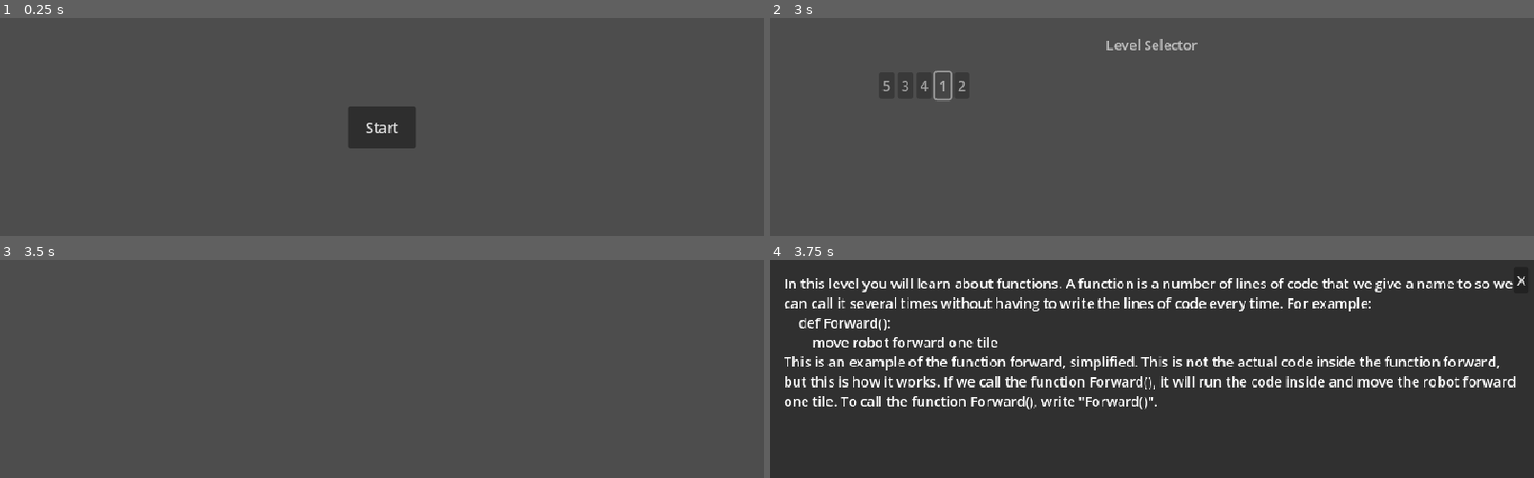
Above: before the commit, frames 1-4 (two rows, left to right).
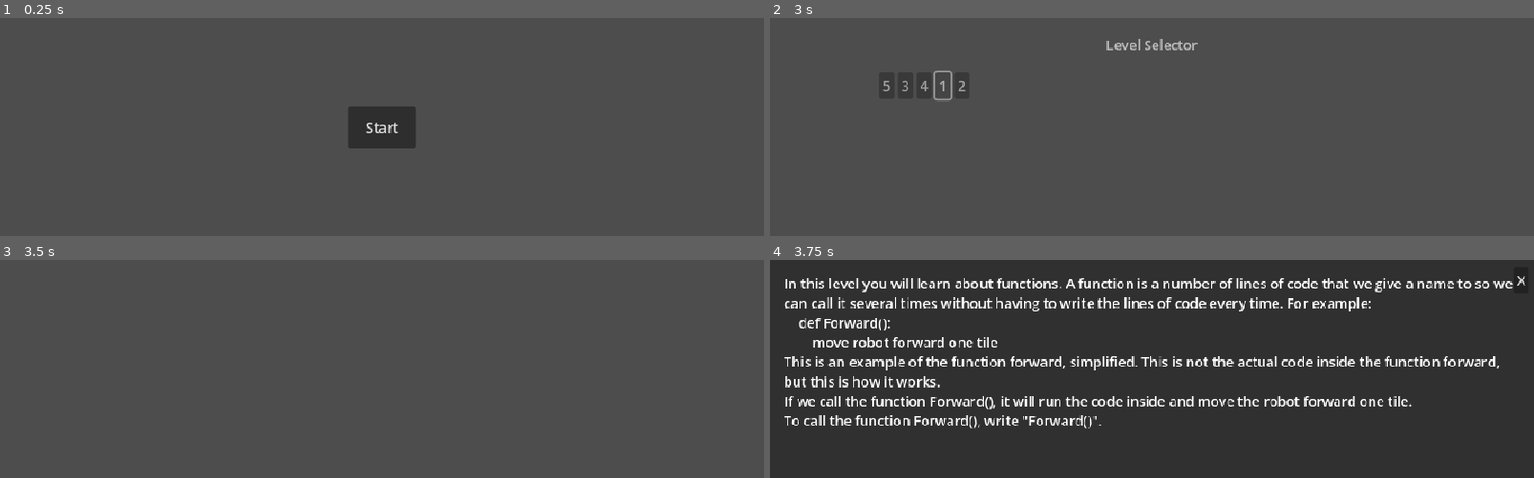
Above: after the commit, the same moments.

Repository: BingloGames/Robot-Bachelor
Game: Godot game, scene res://start_menu.tscn
The game is run twice, just before and just after one commit, with the same random seed, the same clock (stepped at 60 frames per second) and the same inputs.
Inputs (mouse positions are in pixels of both pictures, inside the frame that each line leads up to):
- Up to frame 1 (0.25 s): no input
- Up to frame 2 (3 s): click "Start" at 0.5 s; click "1 Player" at 1.25 s; tap Enter (ui_accept) at 2, 2.27 s; move the mouse to (1320, 116) at 2.02 s; click "1" at 2.75 s
- Up to frame 3 (3.5 s): no input
- Up to frame 4 (3.75 s): tap Enter (ui_accept) at 3.5 s; move the mouse to (999, 379) at 3.52 s

Frames 1-3 are identical in both runs. In frame 4, 4.8% of the frame differs, in the area x 1-98%, y 53-78%.

Commit message:
fixed and implemented input pop up

Diff:
--- a/robot-project/button.gd
+++ b/robot-project/button.gd
@@ -7,8 +7,11 @@
 
 
 func _on_body_entered(body: Node2D) -> void:
-	get_node(door).open()
-	get_node("/root/Node2D/code").running_code = false
+	if get_node("/root/Node2D/").has_node("Input pop up"):
+		get_node("/root/Node2D/Input pop up")._show()
+	else:
+		get_node(door).open()
+		get_node("/root/Node2D/code").running_code = false
 
 
 func _on_body_exited(body: Node2D) -> void:
--- a/robot-project/input_pop_up.gd
+++ b/robot-project/input_pop_up.gd
@@ -1,15 +1,25 @@
 extends Control
-@onready var path = Global.text_path
-@onready var language = Global.text_language
-var no_players = "1"
-@onready var current_level = Global.current_level
-var item = no_players + " player" + "/Question" + "/Level" + current_level
+var path = ""
+var language = ""
+var no_players = ""
+var current_level = ""
+var item = ""
+var file_path = ""
 
-@export var Answer = "Answer = "
+@export var Answer = "answer ="
+var Counter = 0
+var left_counter = 0
+var right_counter = 0
 
 # Called when the node enters the scene tree for the first time.
 func _ready() -> void:
-	var file_path = path + language + item + ".txt"
+	set_mouse_filter(MOUSE_FILTER_IGNORE)
+	path = Global.text_path
+	language = Global.text_language
+	no_players = "1"
+	current_level = str(Global.current_level)
+	item = no_players + " player" + "/Question" + "/Level" + current_level
+	file_path = path + language + item + ".txt"
 	if FileAccess.file_exists(file_path):
 		var file = FileAccess.open(file_path, FileAccess.READ)
 		if file:
@@ -22,17 +32,50 @@
 # Called every frame. 'delta' is the elapsed time since the previous frame.
 func _process(delta: float) -> void:
 	pass
-
+func _show() -> void:
+	get_node("Input pop up").show()
+	set_mouse_filter(MOUSE_FILTER_STOP)
 
 func _on_button_pressed() -> void:
 	var line = get_node("TextEdit").get_line(0)
-	if line == Answer:
-		if get_node("/root/Node2D/doors").has_node("Node2D"):
-			var open = "door" #Change for open door function
+	var line_array = line.strip_edges().to_lower().split(" ")
+	if line_array[0] == "answer":
+		if line == Answer:
+			get_node("/root/Node2D/doors/door").open()
+			get_node("/root/Node2D/code").running_code = false
 			get_node("Input pop up").hide()
-		else:
-			get_node("/root/Node2D/Container").add_item(Answer)
-			return
+			set_mouse_filter(MOUSE_FILTER_IGNORE)
+
+	if line_array[0] == "import":
+		if line_array[1] == "left()":
+			if left_counter == 1:
+				return
+			else:
+				get_node("/root/Node2D/Container/ItemList").add_item("left()")
+				Counter += 1
+				left_counter += 1
+				var button = "/root/Node2D/Container/Button" + str(Counter+2)
+				get_node(button).show()
+				if Counter == 2:
+					get_node("/root/Node2D/Input pop up").hide()
+					set_mouse_filter(MOUSE_FILTER_IGNORE)
+				else:
+					return
+		if line_array[1] == "right()":
+			if right_counter == 1:
+				return
+			else:
+				get_node("/root/Node2D/Container/ItemList").add_item("right()")
+				Counter += 1
+				right_counter += 1
+				var button = "/root/Node2D/Container/Button" + str(Counter+2)
+				get_node(button).show()
+				if Counter == 2:
+					get_node("/root/Node2D/Input pop up").hide()
+					set_mouse_filter(MOUSE_FILTER_IGNORE)
+				else:
+					return
+
 	else:
 		return
-	pass # Replace with function body.
+		# add code not valid error.
--- a/robot-project/input_pop_up.tscn
+++ b/robot-project/input_pop_up.tscn
@@ -11,14 +11,28 @@
 grow_vertical = 2
 script = ExtResource("1_pchbq")
 
+[node name="ColorRect" type="ColorRect" parent="."]
+layout_mode = 0
+offset_left = 320.0
+offset_right = 512.0
+offset_bottom = 256.0
+color = Color(0.1882353, 0.1882353, 0.1882353, 1)
+
+[node name="ColorRect2" type="ColorRect" parent="."]
+layout_mode = 0
+offset_left = 320.0
+offset_top = 192.0
+offset_right = 640.0
+offset_bottom = 256.0
+color = Color(0.1882353, 0.1882353, 0.1882353, 1)
+
 [node name="RichTextLabel" type="RichTextLabel" parent="."]
 layout_mode = 1
 anchors_preset = -1
 anchor_right = 0.9990001
 anchor_bottom = 1.0
-offset_left = 16.0
-offset_top = 16.0
-offset_right = -15.104065
+offset_left = 320.0
+offset_right = -383.10406
 offset_bottom = -64.0
 
 [node name="TextEdit" type="TextEdit" parent="."]
@@ -26,20 +40,20 @@
 anchors_preset = -1
 anchor_right = 1.0
 anchor_bottom = 1.0
-offset_left = 16.0
+offset_left = 320.0
 offset_top = 200.0
-offset_right = -16.0
+offset_right = -336.0
 offset_bottom = -16.0
-placeholder_text = "Placeholder text"
+placeholder_text = "placeholder text"
 
 [node name="Button" type="Button" parent="."]
 layout_mode = 1
 anchors_preset = -1
 anchor_right = 1.0
 anchor_bottom = 1.0
-offset_left = 808.0
+offset_left = 568.0
 offset_top = 200.0
-offset_right = -17.0
+offset_right = -257.0
 offset_bottom = -16.0
 text = "Confirm"
 
--- a/robot-project/item_list.gd
+++ b/robot-project/item_list.gd
@@ -168,7 +168,8 @@
 
 #Function so when we click on a function from the item list, it gets pasted in to the coding window:
 func _on_item_clicked(index: int, at_position: Vector2, mouse_button_index: int) -> void:
-	function = str(itemsList[index]) + "\n"
+	var item = get_node("ItemList").get_item_text(index)
+	function = item + "\n"
 	var line_limit = get_node("/root/Node2D/code").line_limit
 	var current_line = get_node("/root/Node2D/code/TextEdit").get_line_count()
 	if current_line > line_limit:
--- a/robot-project/levels/1 player/Level2.tscn
+++ b/robot-project/levels/1 player/Level2.tscn
@@ -6,6 +6,7 @@
 [ext_resource type="PackedScene" uid="uid://bkcxr5ltukhr1" path="res://robot.tscn" id="4_wwdpc"]
 [ext_resource type="PackedScene" uid="uid://b0ujd0xpga4ra" path="res://temp_end_particles.tscn" id="6_6faey"]
 [ext_resource type="PackedScene" uid="uid://dqdijlggb57o1" path="res://item_list.tscn" id="6_wwdpc"]
+[ext_resource type="PackedScene" uid="uid://lggogupwduwp" path="res://input_pop_up.tscn" id="7_gxplt"]
 [ext_resource type="PackedScene" uid="uid://bu5wqujjgco58" path="res://info_pop_up.tscn" id="7_h2i1x"]
 
 [sub_resource type="CanvasTexture" id="CanvasTexture_6ebn4"]
@@ -48,7 +49,6 @@
 [node name="Container" parent="." instance=ExtResource("6_wwdpc")]
 offset_left = 512.0
 offset_right = 896.0
-items = 4
 
 [node name="start point" type="Node2D" parent="."]
 position = Vector2(80, 112)
@@ -59,6 +59,13 @@
 scale = Vector2(896.49994, 256.5)
 texture = SubResource("CanvasTexture_6ebn4")
 
+[node name="Input pop up" parent="." instance=ExtResource("7_gxplt")]
+anchors_preset = 10
+anchor_bottom = 0.0
+offset_right = 896.0
+offset_bottom = 256.0
+grow_vertical = 1
+
 [node name="Info pop up" parent="." instance=ExtResource("7_h2i1x")]
 anchors_preset = 0
 anchor_right = 0.0
--- a/robot-project/levels/1 player/Level4.tscn
+++ b/robot-project/levels/1 player/Level4.tscn
@@ -8,6 +8,7 @@
 [ext_resource type="PackedScene" uid="uid://dqdijlggb57o1" path="res://item_list.tscn" id="6_cgold"]
 [ext_resource type="PackedScene" uid="uid://b0ujd0xpga4ra" path="res://temp_end_particles.tscn" id="6_evb8c"]
 [ext_resource type="PackedScene" uid="uid://bu5wqujjgco58" path="res://info_pop_up.tscn" id="8_qriun"]
+[ext_resource type="PackedScene" uid="uid://lggogupwduwp" path="res://input_pop_up.tscn" id="9_4xlxe"]
 
 [sub_resource type="CanvasTexture" id="CanvasTexture_q4xh8"]
 
@@ -63,6 +64,16 @@
 scale = Vector2(896.5001, 256.5)
 texture = SubResource("CanvasTexture_q4xh8")
 
+[node name="Input pop up" parent="." instance=ExtResource("9_4xlxe")]
+visible = false
+anchors_preset = 0
+anchor_right = 0.0
+anchor_bottom = 0.0
+offset_right = 896.0
+offset_bottom = 256.0
+grow_horizontal = 1
+grow_vertical = 1
+
 [node name="Info pop up" parent="." instance=ExtResource("8_qriun")]
 offset_right = 896.0
 offset_bottom = 256.0
--- a/robot-project/levels/1 player/Level5.tscn
+++ b/robot-project/levels/1 player/Level5.tscn
@@ -8,6 +8,7 @@
 [ext_resource type="PackedScene" uid="uid://dqdijlggb57o1" path="res://item_list.tscn" id="6_knvoa"]
 [ext_resource type="PackedScene" uid="uid://b0ujd0xpga4ra" path="res://temp_end_particles.tscn" id="6_lhhoo"]
 [ext_resource type="PackedScene" uid="uid://bu5wqujjgco58" path="res://info_pop_up.tscn" id="8_5pfj7"]
+[ext_resource type="PackedScene" uid="uid://lggogupwduwp" path="res://input_pop_up.tscn" id="8_vpjvl"]
 
 [sub_resource type="CanvasTexture" id="CanvasTexture_25xmc"]
 
@@ -63,7 +64,13 @@
 scale = Vector2(896.5, 256.5)
 texture = SubResource("CanvasTexture_25xmc")
 
+[node name="Input pop up" parent="." instance=ExtResource("8_vpjvl")]
+visible = false
+offset_right = 896.0
+offset_bottom = 256.0
+
 [node name="Info pop up" parent="." instance=ExtResource("8_5pfj7")]
+visible = false
 anchors_preset = 10
 anchor_bottom = 0.0
 offset_right = 896.0
Not shown, changed: robot-project/Texts/ENG/1 player/Level1.txt
Not shown, changed: robot-project/Texts/ENG/1 player/Level2.txt
Not shown: 1 places in robot-project/levels/1 player/Level2.tscn that only renumber resources
Not shown: 1 places in robot-project/levels/1 player/Level4.tscn that only renumber resources
Not shown: 1 places in robot-project/levels/1 player/Level5.tscn that only renumber resources
